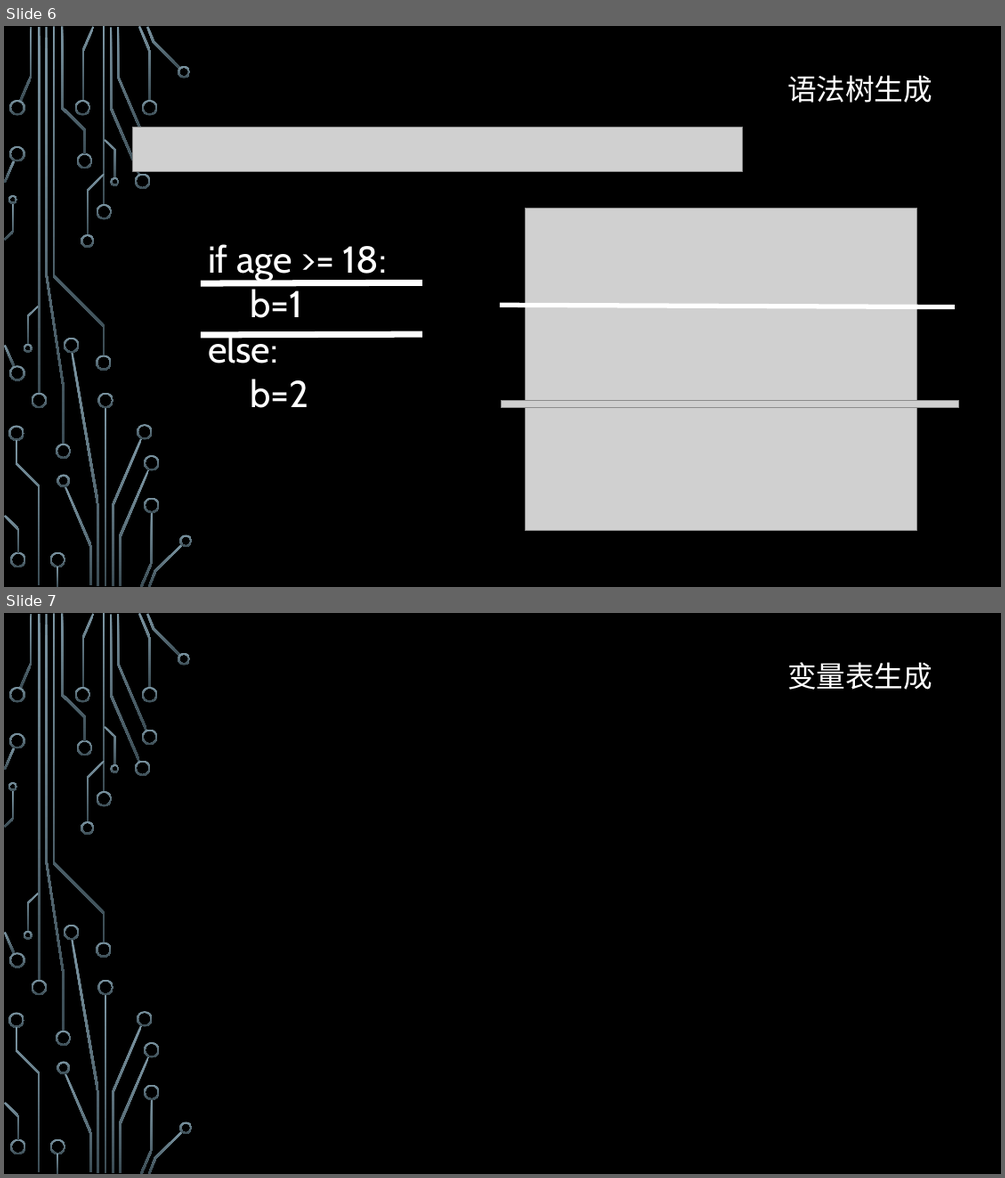
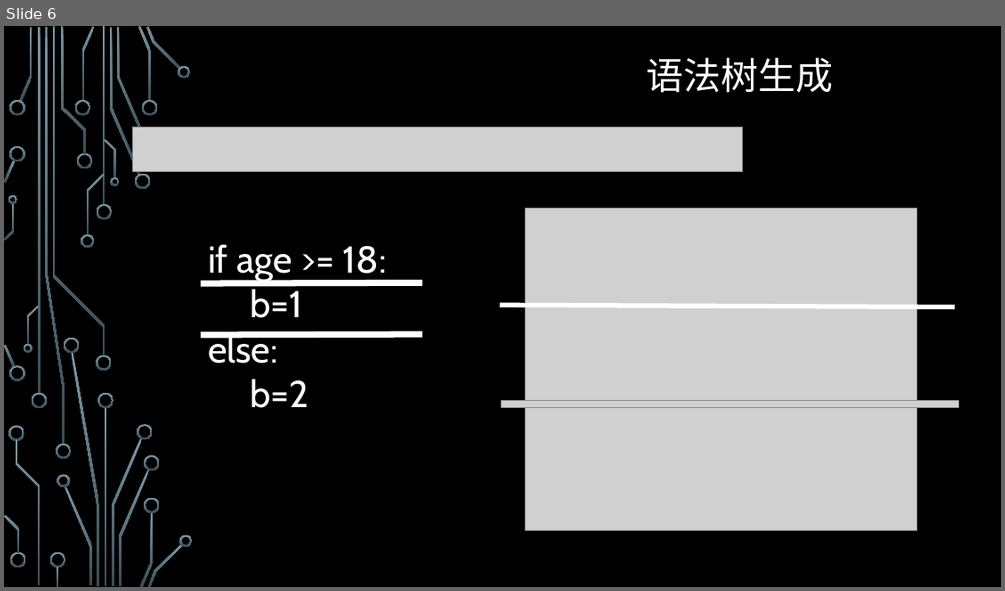
Before and after one commit to ZJUPPL2016/pyjs, a slide deck: 方法学展示.pptx. Shown one above the other, each under a label of ours: slides 6 and 7 before the commit, slide 6 after it. The pictures are 1005x1178 and 1005x591 pixels, drawn with LibreOffice and Linux fonts; fonts in the diff are those of the drawing; grey boxes stand for pictures; background and template pictures are left out. Boxes give left, top, right and bottom in pixels: in the first picture for what was removed or moved away, otherwise in the second. Text is boxed around its words. In the diff, an @@ line names an element or a change of style, - is before the commit and + after.

```diff
--- a/方法学展示.pptx
+++ b/方法学展示.pptx
@@ slide 7 removed at box(4, 613, 1001, 1174), background picture (left out); not listed: 53 template elements that a slide beside it also shows @@
@@ text removed at box(787, 662, 932, 690) @@
-变量表生成
@@ freeform shape removed at box(142, 729, 157, 745) @@
@@ slide 6 changed as well @@
@@ text "语法树生成": place and size @@
-text "语法树生成" at box(787, 75, 932, 103)
+text "语法树生成" at box(646, 57, 833, 93)
@@ text "语法树生成" at box(646, 57, 833, 93): size 28 to 36 pt, font Cabin to Arial @@
```
Also in this commit, not shown: 6 other slides changed, 3 slides added, 4 other slides removed.
